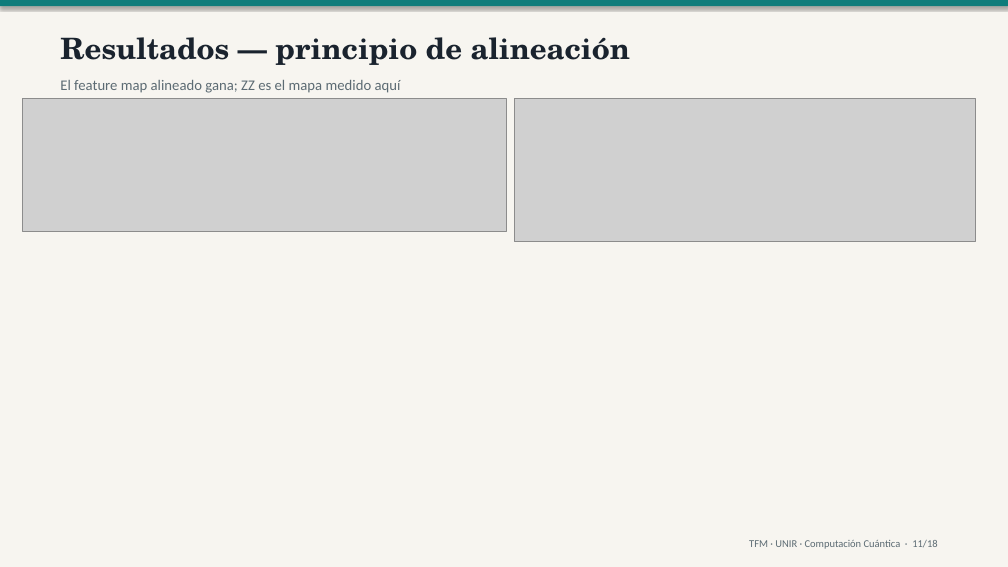
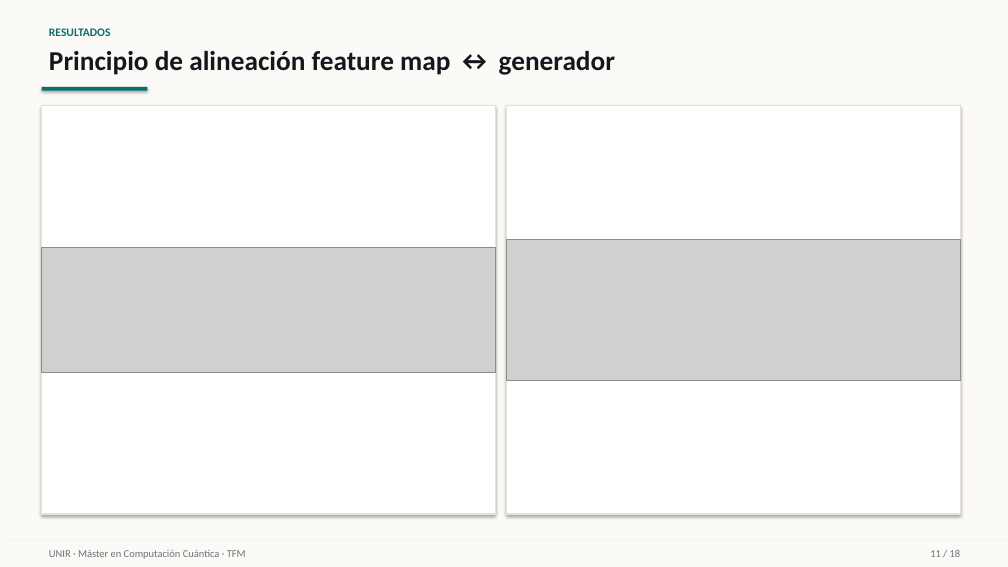
Before and after one commit to juandapradam12/OldUNIR-MasterQC-QuantumAdvantageInDataScienceOld, a slide deck: slide 11 of Entregas/Defensa/Defensa_TFM_QuantumAdvantage.pptx. Drawn at 1008x567 pixels with LibreOffice and Linux fonts; fonts in the diff are those of the drawing; grey boxes stand for pictures. Boxes give left, top, right and bottom in pixels: in the first picture for what was removed or moved away, otherwise in the second. Text is boxed around its words. In the diff, an @@ line names an element or a change of style, - is before the commit and + after.

```diff
--- a/Entregas/Defensa/Defensa_TFM_QuantumAdvantage.pptx
+++ b/Entregas/Defensa/Defensa_TFM_QuantumAdvantage.pptx
@@ rectangle at [0,0,1008,567]: fill #F7F5F0 to #FBFAF7 @@
@@ rectangle removed at [0,0,1008,6] @@
@@ text added at [49,28,111,36], 11 pt, text #0B6E6A, bold @@
+RESULTADOS
@@ text at [49,51,615,75]: text changed; size 28 to 26 pt; font TeX Gyre Schola to Calibri; text colour #1A232E to #14181C @@
-Resultados — principio de alineación
+Principio de alineación feature map ↔ generador
@@ rectangle added at [42,87,147,91], fill #0B6E6A @@
@@ text removed at [60,80,401,93] @@
-El feature map alineado gana; ZZ es el mapa medido aquí
@@ rectangle added at [42,106,495,514], fill #FFFFFF, outline #E6E1D8 1 pt @@
@@ rectangle added at [507,106,960,514], fill #FFFFFF, outline #E6E1D8 1 pt @@
@@ picture: place and size @@
-picture at [23,98,507,232]
+picture at [42,247,495,373]
@@ picture: place and size @@
-picture at [514,98,975,242]
+picture at [507,240,960,380]
@@ rectangle added at [0,541,1008,567], fill #FBFAF7 @@
@@ text at [49,550,246,559]: text changed; text colour #5C6B73 to #6B737A @@
-TFM · UNIR · Computación Cuántica · 11/18
+UNIR · Máster en Computación Cuántica · TFM
@@ text added at [930,550,961,557], 10 pt, text #6B737A @@
+11 / 18
```
Also in this commit, not shown: 15 other slides changed, 2 slides added, 2 slides removed, 1 other file.
